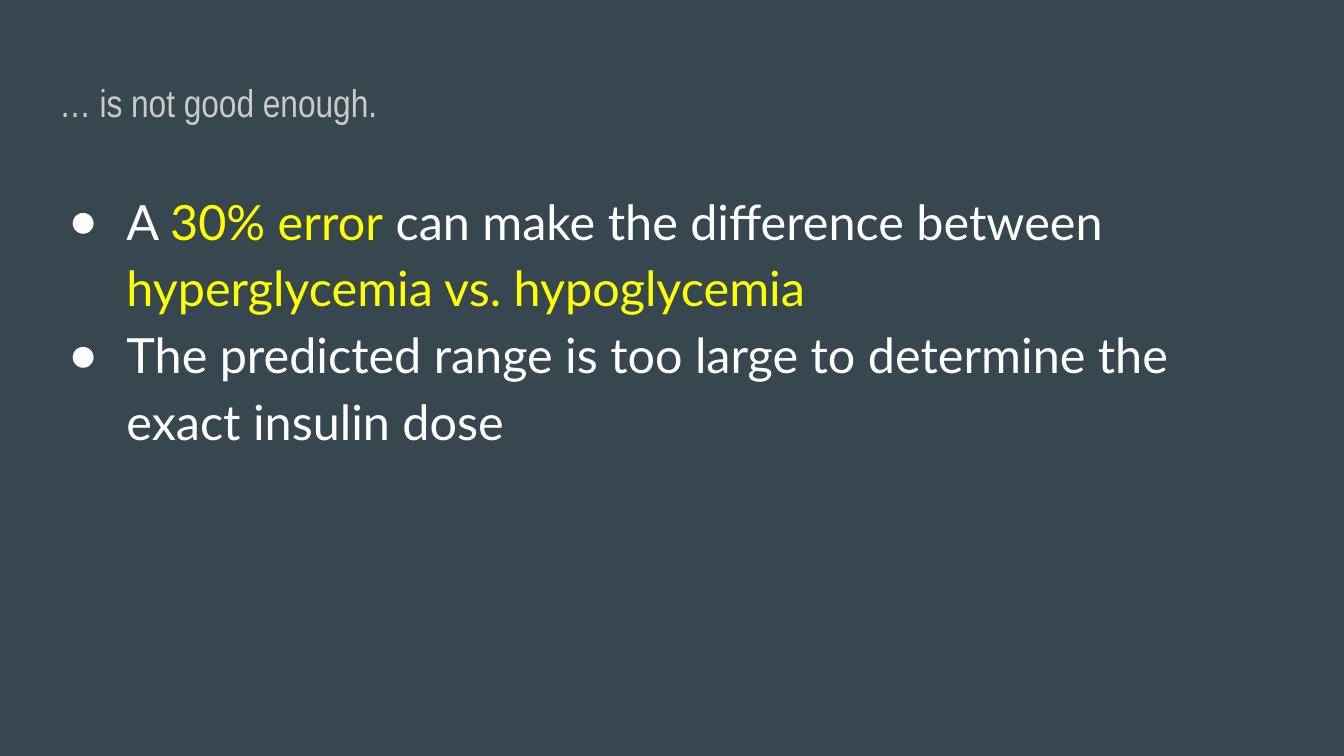
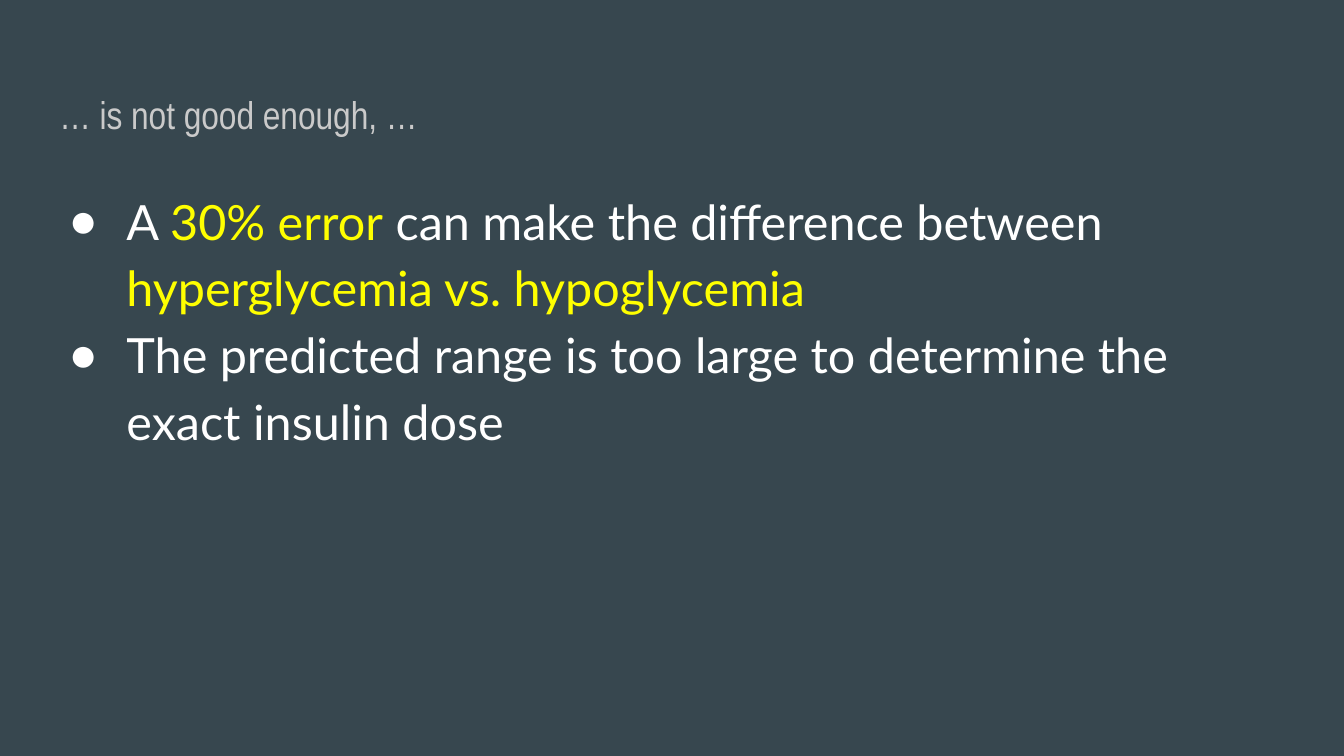
Before and after one commit to inaug22/capstone3, a slide deck: slide 5 of Capstone3Presentation.pptx. Drawn at 1344x756 pixels with LibreOffice and Linux fonts; fonts in the diff are those of the drawing. Boxes give left, top, right and bottom in pixels: in the first picture for what was removed or moved away, otherwise in the second. Text is boxed around its words. In the diff, an @@ line names an element or a change of style, - is before the commit and + after.

```diff
--- a/Capstone3Presentation.pptx
+++ b/Capstone3Presentation.pptx
@@ title at [100, 101, 377, 137]: text changed @@
-… is not good enough.
+… is not good enough, …
```
Also in this commit, not shown: 8 other slides changed, 2 slides added, 1 slide removed.
